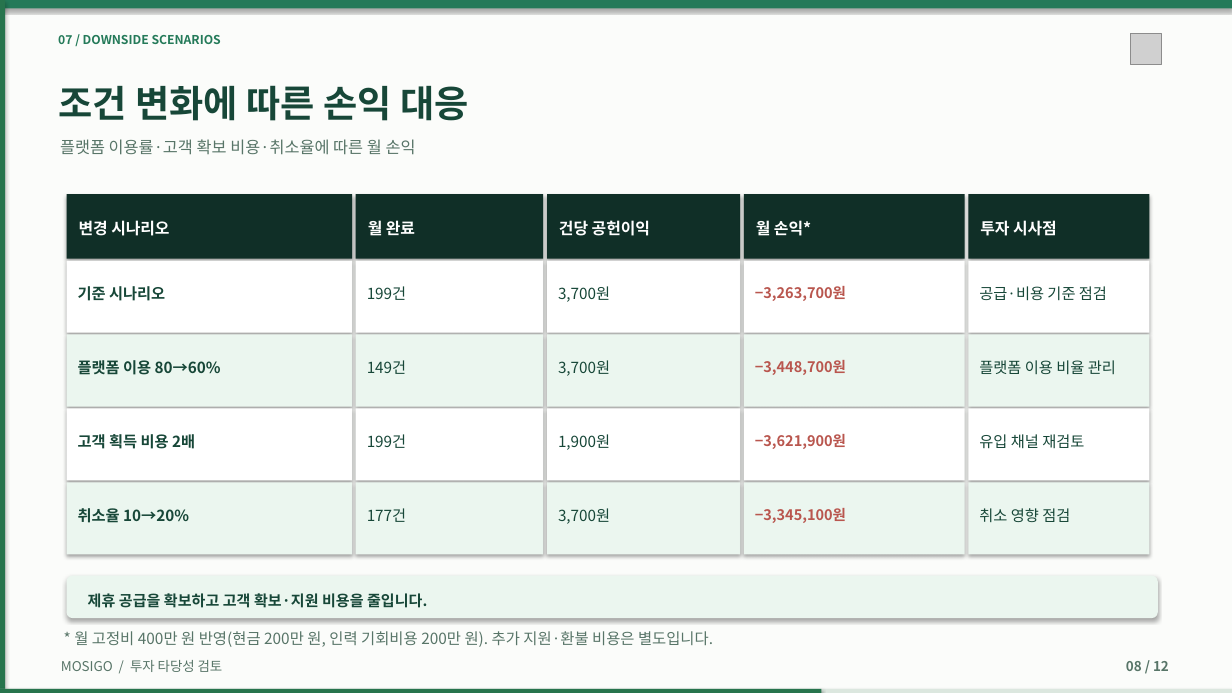
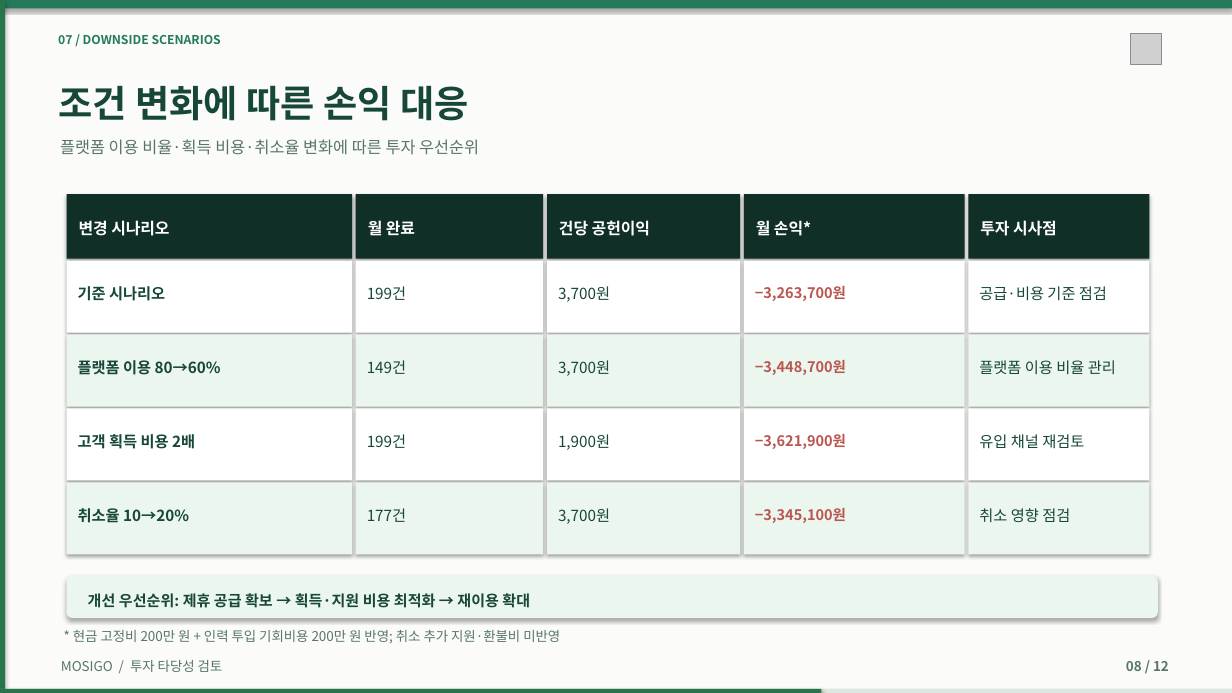
Before and after one commit to dohyunkimmm/mosigo-case-study, a slide deck: slide 8 of downloads/MOSIGO_IR_Investment_Review_12slides.pptx. Drawn at 1232x693 pixels with LibreOffice and Linux fonts; fonts in the diff are those of the drawing; grey boxes stand for pictures. Boxes give left, top, right and bottom in pixels: in the first picture for what was removed or moved away, otherwise in the second. Text is boxed around its words. In the diff, an @@ line names an element or a change of style, - is before the commit and + after.

```diff
--- a/downloads/MOSIGO_IR_Investment_Review_12slides.pptx
+++ b/downloads/MOSIGO_IR_Investment_Review_12slides.pptx
@@ text at [60,139,479,155]: text changed @@
-플랫폼 이용률·고객 확보 비용·취소율에 따른 월 손익
+플랫폼 이용 비율·획득 비용·취소율 변화에 따른 투자 우선순위
@@ text at [88,593,530,608]: text changed @@
-제휴 공급을 확보하고 고객 확보·지원 비용을 줄입니다.
+개선 우선순위: 제휴 공급 확보 → 획득·지원 비용 최적화 → 재이용 확대
@@ text at [73,630,560,643]: text changed; size 12 to 10.5 pt @@
-* 월 고정비 400만 원 반영(현금 200만 원, 인력 기회비용 200만 원). 추가 지원·환불 비용은 별도입니다.
+* 현금 고정비 200만 원 + 인력 투입 기회비용 200만 원 반영; 취소 추가 지원·환불비 미반영
```
Also in this commit, not shown: 6 other slides changed, 15 other files.
